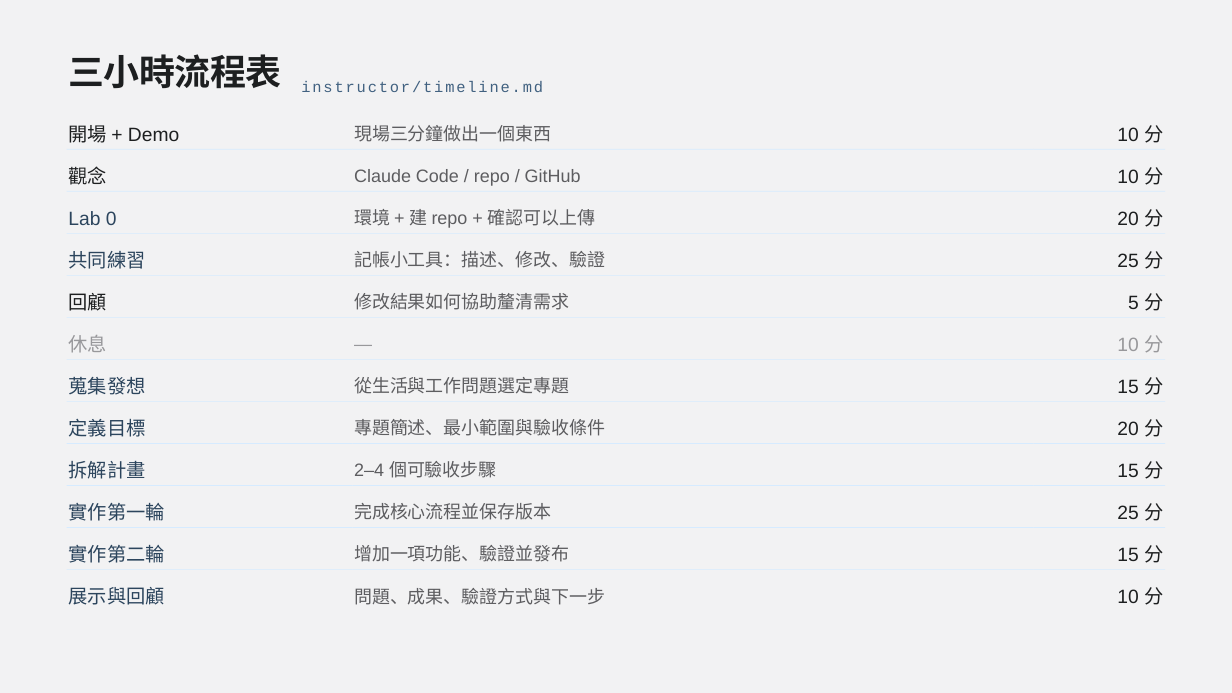
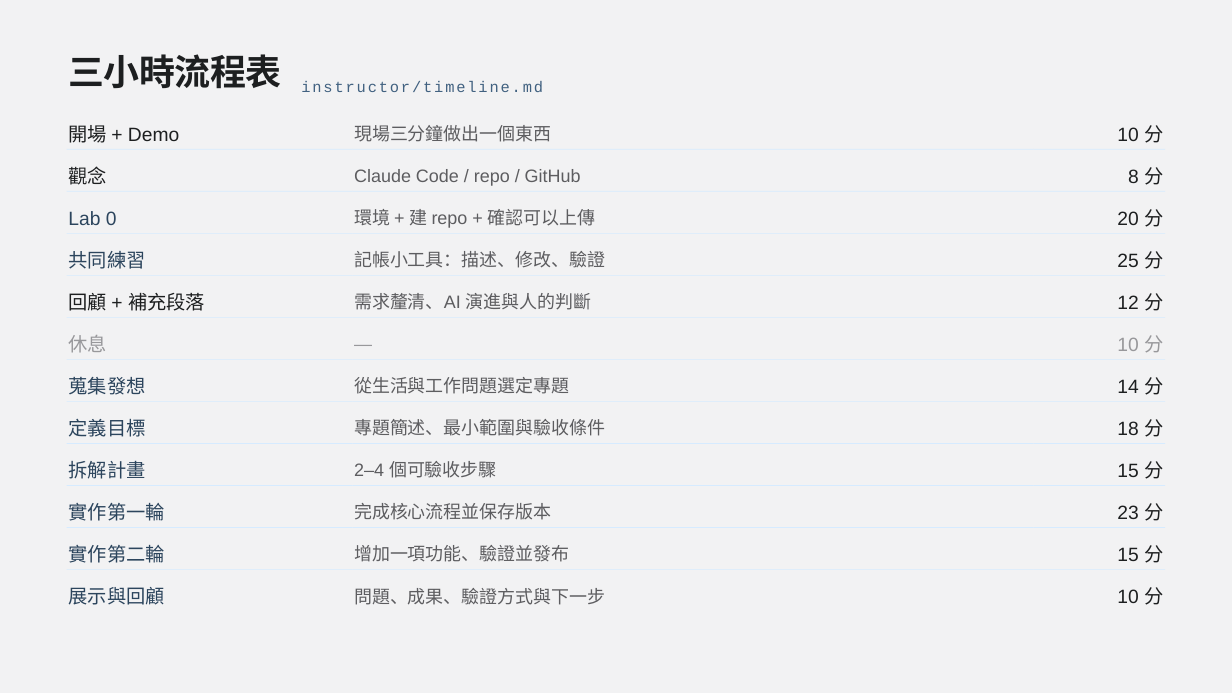
Before and after one commit to htchen/LLM2Life, a slide deck: slide 14 of instructor/LLM2Life_slide_deck.pptx. Drawn at 1232x693 pixels with LibreOffice and Linux fonts; fonts in the diff are those of the drawing. Boxes give left, top, right and bottom in pixels: in the first picture for what was removed or moved away, otherwise in the second. Text is boxed around its words. In the diff, an @@ line names an element or a change of style, - is before the commit and + after.

```diff
--- a/instructor/LLM2Life_slide_deck.pptx
+++ b/instructor/LLM2Life_slide_deck.pptx
@@ text at (x1=1128, y1=167, x2=1163, y2=185): text changed @@
-10 分
+8 分
@@ text at (x1=68, y1=293, x2=205, y2=311): text changed @@
-回顧
+回顧 + 補充段落
@@ text at (x1=354, y1=293, x2=592, y2=310): text changed @@
-修改結果如何協助釐清需求
+需求釐清、AI 演進與人的判斷
@@ text at (x1=1117, y1=293, x2=1163, y2=311): text changed @@
-5 分
+12 分
@@ text at (x1=1117, y1=377, x2=1163, y2=395): text changed @@
-15 分
+14 分
@@ text at (x1=1117, y1=419, x2=1163, y2=437): text changed @@
-20 分
+18 分
@@ text at (x1=1117, y1=503, x2=1163, y2=521): text changed @@
-25 分
+23 分
```
Also in this commit, not shown: 2 other slides changed.
